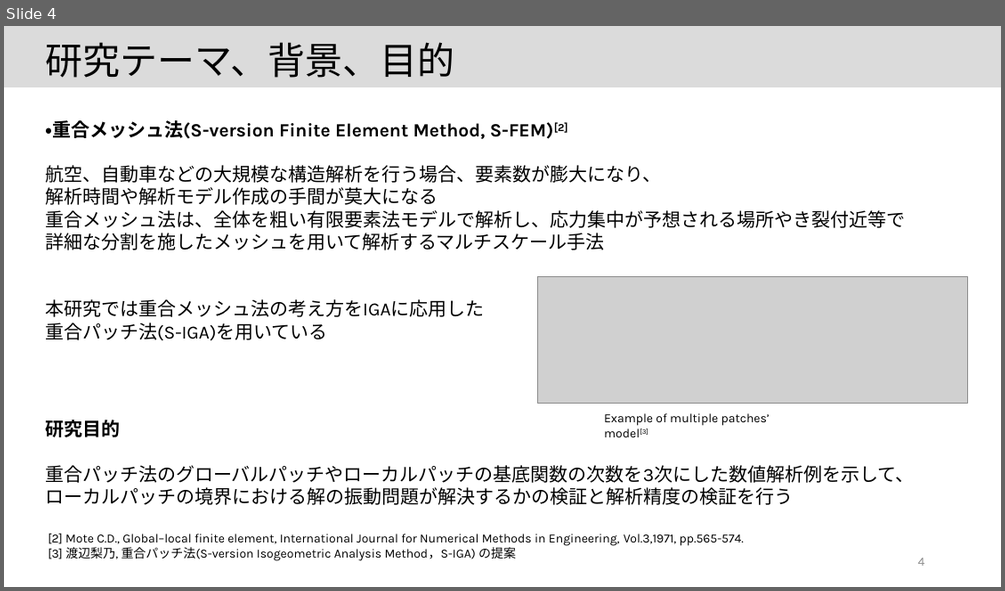
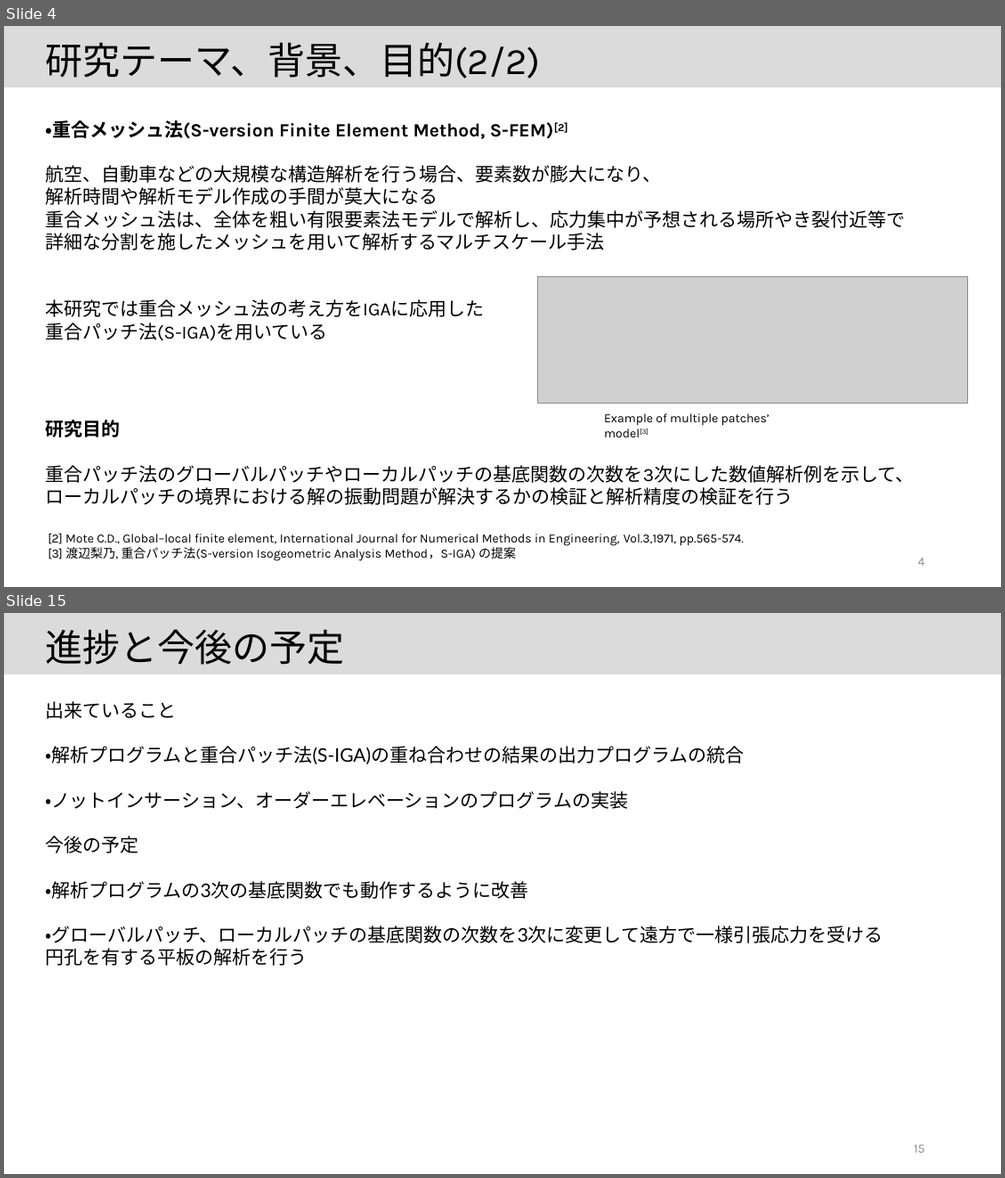
Before and after one commit to JoTsuchi22/lab_share, a slide deck: 中間発表/中間発表.pptx. Shown one above the other, each under a label of ours: slide 4 before the commit, slides 4 and 15 after it; the slides between them are not shown. The pictures are 1005x591 and 1005x1178 pixels, drawn with LibreOffice and Linux fonts; fonts in the diff are those of the drawing; grey boxes stand for pictures. Boxes give left, top, right and bottom in pixels: in the first picture for what was removed or moved away, otherwise in the second. Text is boxed around its words. In the diff, an @@ line names an element or a change of style, - is before the commit and + after.

```diff
--- a/中間発表/中間発表.pptx
+++ b/中間発表/中間発表.pptx
@@ slide 15 added at [4, 613, 1001, 1174], background #FFFFFF @@
@@ rectangle added at [4, 613, 1001, 674], fill #DBDBDB, outline #DBDBDB 1 pt @@
@@ text added at [45, 629, 344, 665], 36 pt, text #000000 @@
+進捗と今後の予定
@@ text added at [45, 701, 882, 943], 18 pt, text #000000 @@
+出来ていること
+・解析プログラムと重合パッチ法(S-IGA)の重ね合わせの結果の出力プログラムの統合
+・ノットインサーション、オーダーエレベーションのプログラムの実装
+今後の予定
+・解析プログラムの3次の基底関数でも動作するように改善
+・グローバルパッチ、ローカルパッチの基底関数の次数を3次に変更して遠方で一様引張応力を受ける円孔を有する平板の解析を行う
@@ page number added at [914, 1144, 924, 1152], 12 pt, text #8C8C8C @@
+15
@@ slide 4 changed as well @@
@@ text at [45, 42, 540, 79]: text changed @@
-研究テーマ、背景、目的
+研究テーマ、背景、目的(2/2)
```
Also in this commit, not shown: 3 other slides changed, 9 other slides added, 13 other files.
